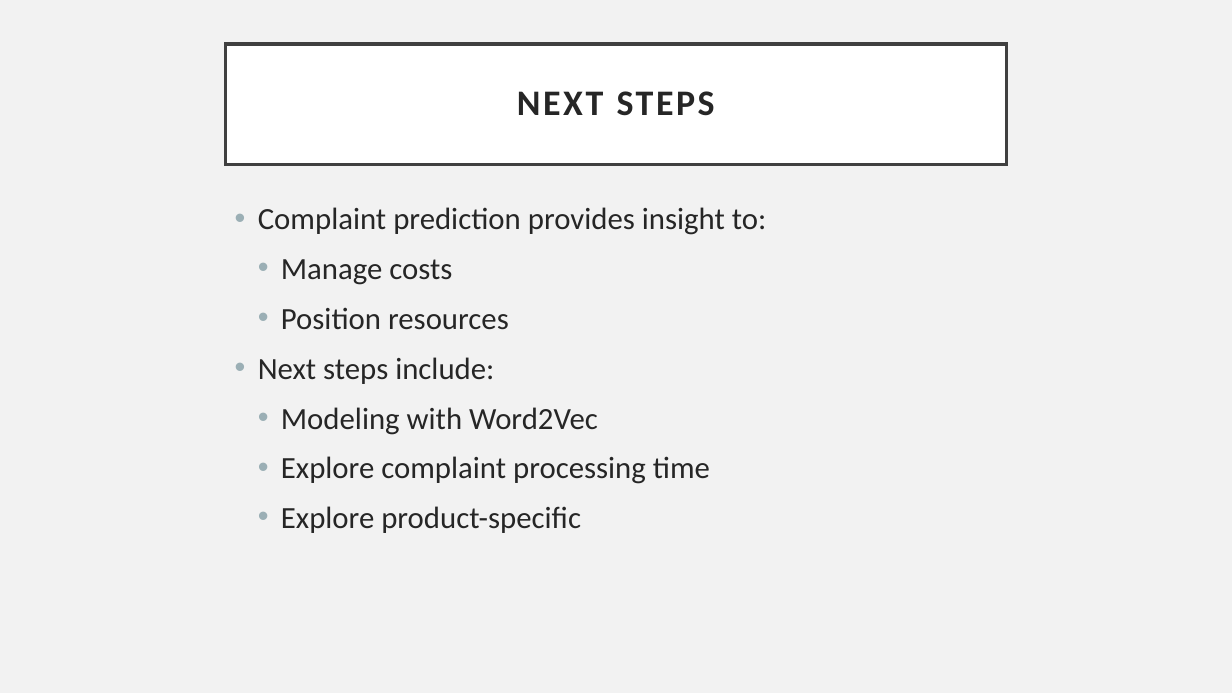
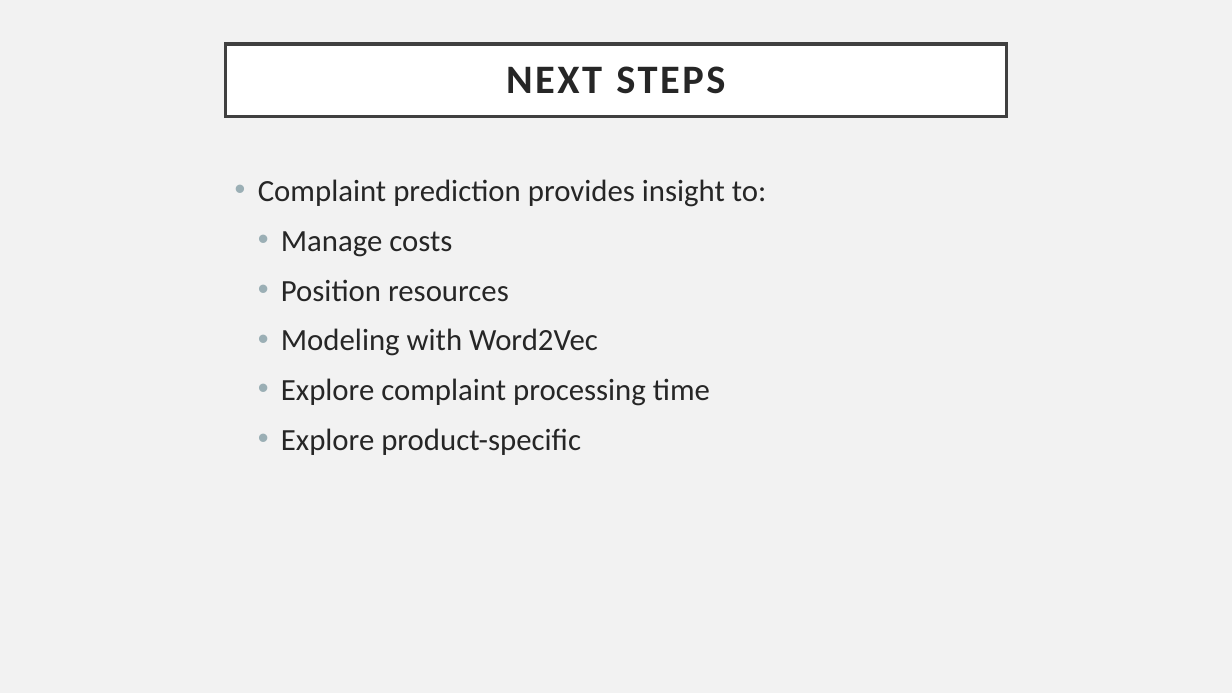
Before and after one commit to ChrisMichael11/Consumer_Complaint_Project, a slide deck: slide 6 of ppt/Consumer_Complaints.pptx (slide 8 before the commit). Drawn at 1232x693 pixels with LibreOffice and Linux fonts; fonts in the diff are those of the drawing. Boxes give left, top, right and bottom in pixels: in the first picture for what was removed or moved away, otherwise in the second. Text is boxed around its words. In the diff, an @@ line names an element or a change of style, - is before the commit and + after.

```diff
--- a/ppt/Consumer_Complaints.pptx
+++ b/ppt/Consumer_Complaints.pptx
@@ title "NEXT STEPS": place and size @@
-title "NEXT STEPS" at (226, 44, 1006, 165)
+title "NEXT STEPS" at (226, 44, 1006, 117)
@@ title "NEXT STEPS" at (226, 44, 1006, 117): size 28 to 31.5 pt @@
@@ text "Complaint prediction provides insight to:": place and size @@
-text "Complaint prediction provides insight to:" at (258, 207, 766, 533)
+text "Complaint prediction provides insight to:" at (258, 179, 766, 455)
@@ text at (258, 357, 494, 384): paragraph removed @@
-• Next steps include:
```
Also in this commit, not shown: 5 other slides changed, 3 slides removed, 2 other files.
